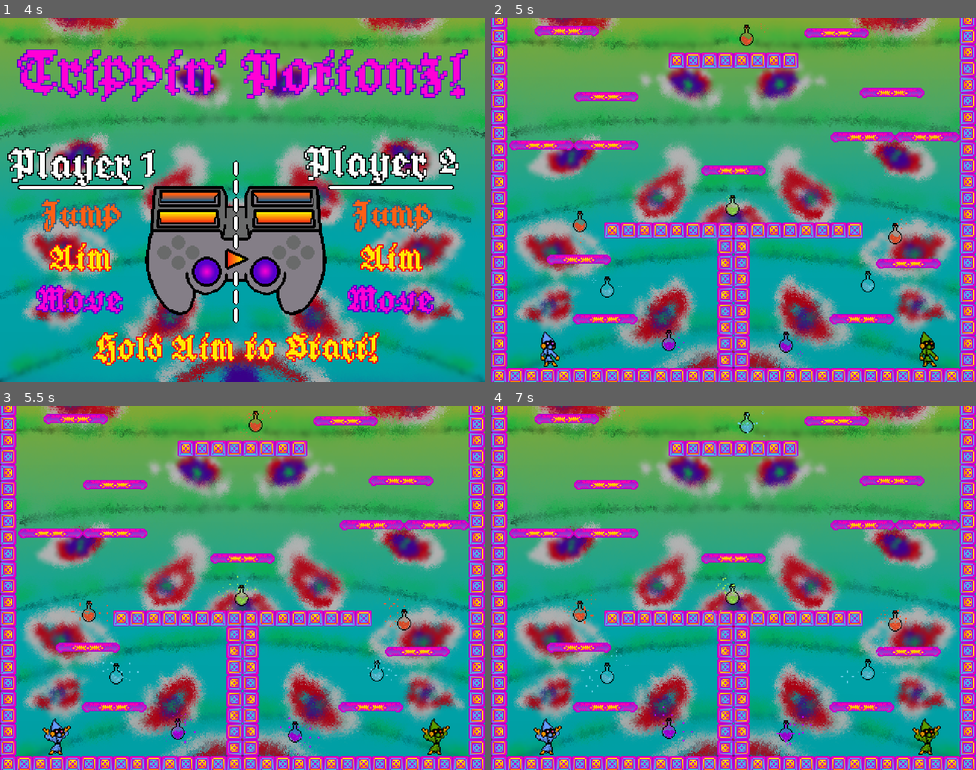
Above: before the commit, frames 1-4 (two rows, left to right).
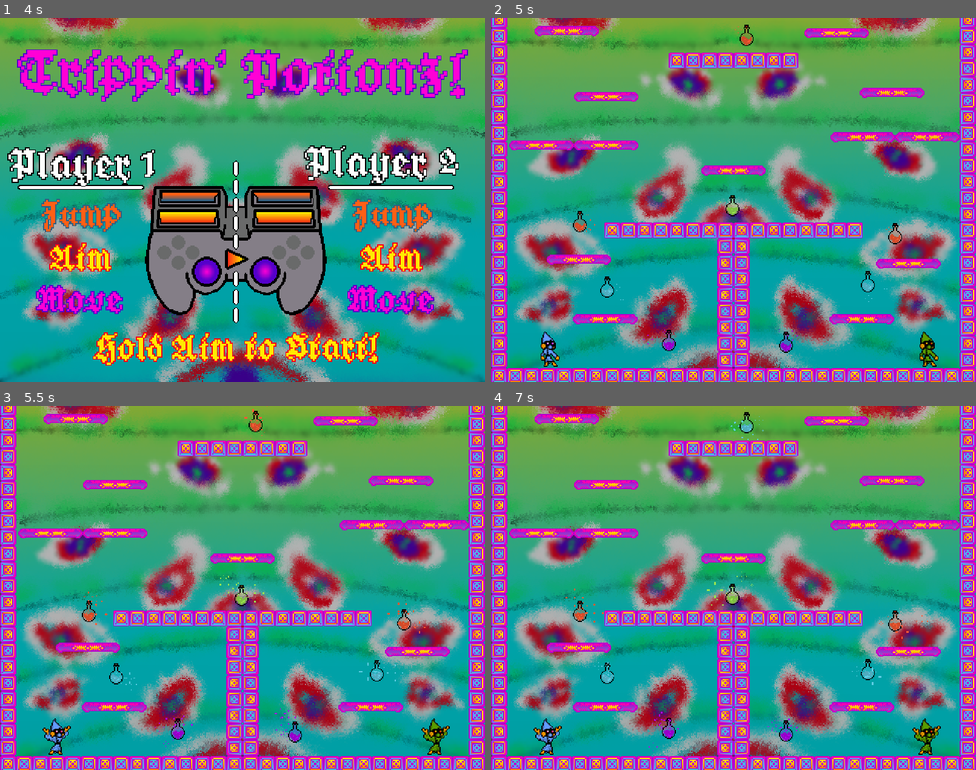
Above: after the commit, the same moments.

Repository: delleloper/drunkenmages
Game: Godot game, scene res://Scenes/main_menu.tscn
Two runs of this game, one before a commit and one after it. Both use one fixed random seed, a clock stepped at 60 frames per second and the inputs below.
Inputs:
- Up to frame 1 (4 s): tap Enter at 0.5 s; hold Shift (throw1) 0.53-1.28 s; tap R at 1.35, 2.85 s; hold Shift (throw1) 2.03-2.78 s; hold Shift (throw1) from 3.53 s (still down)
- Up to frame 2 (5 s): release Shift (throw1) at 4.28 s; tap R at 4.35 s
- Up to frame 3 (5.5 s): hold Shift (throw1) from 5.03 s (still down)
- Up to frame 4 (7 s): release Shift (throw1) at 5.78 s; tap R at 5.85 s; hold Shift (throw1) from 6.53 s (still down)

Frame 1 is identical in both runs. In frame 2, less than 0.1% of the frame differs, in the area x 17-87%, y 1-93%; in frame 3, 0.3%; in frame 4, 0.3%, in the area x 15-91%, y 0-95%.

Commit message:
game end

Diff:
--- a/Player.gd
+++ b/Player.gd
@@ -258,12 +258,8 @@
 		Globals.playRandomSound($playerHit, ballHitSounds)
 		shake.emit()
 
-
 func set_color(color : Color):
 	sprite.modulate = color
 
-
-
-
 func _on_collider_timer_timeout():
 	collision_shape_2d.disabled = false
--- a/Scenes/Level/Level.gd
+++ b/Scenes/Level/Level.gd
@@ -4,7 +4,7 @@
 @onready var camera_2d = $Camera2D
 @export var camera_speed = 0
 @export var player2Color :Color
-@onready var label = $Control/Label
+@onready var label = $CanvasLayer/Control/Label
 
 var players : Array
 func _process(delta):
@@ -24,16 +24,24 @@
 		each.shake.connect(cameraShake)
 
 func game_over(player_number):
-	reset_timer.start(3)
+	Engine.time_scale = 0.5
+	label.text = "Player " + str(player_number) + " loses"
+	animation_player.play("victory")
+	reset_timer.start(1.5)
 
 func cameraShake():
 	camera_2d.applyShake()
 
 func _on_reset_timer_timeout():
-	get_tree().reload_current_scene()
-@onready var animation_player = $Control/AnimationPlayer
+	get_tree().change_scene_to_file("res://Scenes/main_menu.tscn")
+
+
+@onready var animation_player = $CanvasLayer/Control/AnimationPlayer
 
 func victory(number: int):
 	Engine.time_scale = 0.5
-	label.text.replace("X",number)
+	label.text = "Player " + str(number) + " wins"
 	animation_player.play("victory")
+
+func change():
+	get_tree().change_scene_to_file("res://Scenes/main_menu.tscn")
--- a/Scenes/Level/Level.tscn
+++ b/Scenes/Level/Level.tscn
@@ -81,6 +81,7 @@
 
 [sub_resource type="Animation" id="Animation_vsjom"]
 resource_name = "victory"
+length = 2.0
 tracks/0/type = "value"
 tracks/0/imported = false
 tracks/0/enabled = true
@@ -93,6 +94,20 @@
 "update": 0,
 "values": [Color(1, 1, 1, 0), Color(1, 1, 1, 1)]
 }
+tracks/1/type = "method"
+tracks/1/imported = false
+tracks/1/enabled = true
+tracks/1/path = NodePath("../..")
+tracks/1/interp = 1
+tracks/1/loop_wrap = true
+tracks/1/keys = {
+"times": PackedFloat32Array(1.6),
+"transitions": PackedFloat32Array(1),
+"values": [{
+"args": [],
+"method": &"change"
+}]
+}
 
 [sub_resource type="AnimationLibrary" id="AnimationLibrary_wx1wd"]
 _data = {
@@ -816,7 +831,7 @@
 position = Vector2(240, -3102)
 
 [node name="Trophy2" parent="." instance=ExtResource("10_3rhkn")]
-position = Vector2(-193, 164)
+position = Vector2(-49, 178)
 
 [node name="Player" parent="." instance=ExtResource("1_kyr7t")]
 position = Vector2(57, 328)
@@ -847,7 +862,9 @@
 autoplay = true
 bus = &"music"
 
-[node name="Control" type="Control" parent="."]
+[node name="CanvasLayer" type="CanvasLayer" parent="."]
+
+[node name="Control" type="Control" parent="CanvasLayer"]
 layout_mode = 3
 anchors_preset = 15
 anchor_right = 1.0
@@ -856,8 +873,9 @@
 offset_bottom = 360.0
 grow_horizontal = 2
 grow_vertical = 2
-
-[node name="Label" type="Label" parent="Control"]
+metadata/_edit_lock_ = true
+
+[node name="Label" type="Label" parent="CanvasLayer/Control"]
 modulate = Color(1, 1, 1, 0)
 layout_mode = 1
 anchors_preset = 8
@@ -865,18 +883,18 @@
 anchor_top = 0.5
 anchor_right = 0.5
 anchor_bottom = 0.5
-offset_left = -158.5
-offset_top = -33.5
-offset_right = 158.5
-offset_bottom = 33.5
+offset_left = -402.0
+offset_top = -207.0
+offset_right = -85.0
+offset_bottom = -140.0
 grow_horizontal = 2
 grow_vertical = 2
-text = "Player X Loses"
+text = "Player  Wins"
 label_settings = SubResource("LabelSettings_ovc2v")
 horizontal_alignment = 1
 vertical_alignment = 1
 
-[node name="AnimationPlayer" type="AnimationPlayer" parent="Control"]
+[node name="AnimationPlayer" type="AnimationPlayer" parent="CanvasLayer/Control"]
 libraries = {
 "": SubResource("AnimationLibrary_wx1wd")
 }
--- a/Scenes/main_menu.tscn
+++ b/Scenes/main_menu.tscn
@@ -6,70 +6,6 @@
 [ext_resource type="Texture2D" uid="uid://om8swaqd034d" path="res://Assets/menus/SplashTitle.png" id="4_4msb2"]
 [ext_resource type="Texture2D" uid="uid://ttxayr7hlle5" path="res://Assets/menus/SplashInfo.png" id="5_4ftjo"]
 [ext_resource type="AudioStream" uid="uid://bpkralrbh0535" path="res://Assets/music/GGJ_-_Trippin_potionz_-_Music_Menu.wav" id="6_uv60e"]
-
-[sub_resource type="Animation" id="Animation_n5ewa"]
-resource_name = "init"
-length = 4.0
-tracks/0/type = "value"
-tracks/0/imported = false
-tracks/0/enabled = true
-tracks/0/path = NodePath("Disclaimer:modulate")
-tracks/0/interp = 1
-tracks/0/loop_wrap = true
-tracks/0/keys = {
-"times": PackedFloat32Array(0, 1, 2),
-"transitions": PackedFloat32Array(1, 1, 1),
-"update": 0,
-"values": [Color(1, 1, 1, 1), Color(1, 1, 1, 1), Color(1, 1, 1, 0)]
-}
-tracks/1/type = "value"
-tracks/1/imported = false
-tracks/1/enabled = true
-tracks/1/path = NodePath("Background:position")
-tracks/1/interp = 1
-tracks/1/loop_wrap = true
-tracks/1/keys = {
-"times": PackedFloat32Array(0),
-"transitions": PackedFloat32Array(1),
-"update": 0,
-"values": [Vector2(0, -3239)]
-}
-tracks/2/type = "value"
-tracks/2/imported = false
-tracks/2/enabled = true
-tracks/2/path = NodePath("SplashTitle:position")
-tracks/2/interp = 1
-tracks/2/loop_wrap = true
-tracks/2/keys = {
-"times": PackedFloat32Array(2, 2.2, 2.4, 2.6, 2.8, 3, 4),
-"transitions": PackedFloat32Array(1, 1, 1, 1, 1, 1, 1),
-"update": 0,
-"values": [Vector2(240, -58), Vector2(240, 215), Vector2(240, 202), Vector2(240, 215), Vector2(240, 237), Vector2(240, 215), Vector2(240, 57)]
-}
-tracks/3/type = "value"
-tracks/3/imported = false
-tracks/3/enabled = true
-tracks/3/path = NodePath("SplashInfo:modulate")
-tracks/3/interp = 1
-tracks/3/loop_wrap = true
-tracks/3/keys = {
-"times": PackedFloat32Array(3, 4),
-"transitions": PackedFloat32Array(1, 1),
-"update": 0,
-"values": [Color(1, 1, 1, 0), Color(1, 1, 1, 1)]
-}
-tracks/4/type = "value"
-tracks/4/imported = false
-tracks/4/enabled = true
-tracks/4/path = NodePath("VideoStreamPlayer:playing")
-tracks/4/interp = 1
-tracks/4/loop_wrap = true
-tracks/4/keys = {
-"times": PackedFloat32Array(2),
-"transitions": PackedFloat32Array(1),
-"update": 1,
-"values": [true]
-}
 
 [sub_resource type="Animation" id="Animation_xdsjm"]
 length = 0.001
@@ -152,7 +88,7 @@
 }
 tracks/1/type = "value"
 tracks/1/imported = false
-tracks/1/enabled = true
+tracks/1/enabled = false
 tracks/1/path = NodePath("SplashTitle:position")
 tracks/1/interp = 1
 tracks/1/loop_wrap = true
@@ -161,6 +97,70 @@
 "transitions": PackedFloat32Array(1, 1),
 "update": 0,
 "values": [Vector2(240, 215), Vector2(240, 200)]
+}
+
+[sub_resource type="Animation" id="Animation_n5ewa"]
+resource_name = "init"
+length = 4.0
+tracks/0/type = "value"
+tracks/0/imported = false
+tracks/0/enabled = true
+tracks/0/path = NodePath("Disclaimer:modulate")
+tracks/0/interp = 1
+tracks/0/loop_wrap = true
+tracks/0/keys = {
+"times": PackedFloat32Array(0, 1, 2),
+"transitions": PackedFloat32Array(1, 1, 1),
+"update": 0,
+"values": [Color(1, 1, 1, 1), Color(1, 1, 1, 1), Color(1, 1, 1, 0)]
+}
+tracks/1/type = "value"
+tracks/1/imported = false
+tracks/1/enabled = true
+tracks/1/path = NodePath("Background:position")
+tracks/1/interp = 1
+tracks/1/loop_wrap = true
+tracks/1/keys = {
+"times": PackedFloat32Array(0),
+"transitions": PackedFloat32Array(1),
+"update": 0,
+"values": [Vector2(0, -3239)]
+}
+tracks/2/type = "value"
+tracks/2/imported = false
+tracks/2/enabled = true
+tracks/2/path = NodePath("SplashTitle:position")
+tracks/2/interp = 1
+tracks/2/loop_wrap = true
+tracks/2/keys = {
+"times": PackedFloat32Array(2, 2.2, 2.4, 2.6, 2.8, 3, 4),
+"transitions": PackedFloat32Array(1, 1, 1, 1, 1, 1, 1),
+"update": 0,
+"values": [Vector2(240, -58), Vector2(240, 215), Vector2(240, 202), Vector2(240, 215), Vector2(240, 237), Vector2(240, 215), Vector2(240, 57)]
+}
+tracks/3/type = "value"
+tracks/3/imported = false
+tracks/3/enabled = true
+tracks/3/path = NodePath("SplashInfo:modulate")
+tracks/3/interp = 1
+tracks/3/loop_wrap = true
+tracks/3/keys = {
+"times": PackedFloat32Array(3, 4),
+"transitions": PackedFloat32Array(1, 1),
+"update": 0,
+"values": [Color(1, 1, 1, 0), Color(1, 1, 1, 1)]
+}
+tracks/4/type = "value"
+tracks/4/imported = false
+tracks/4/enabled = true
+tracks/4/path = NodePath("VideoStreamPlayer:playing")
+tracks/4/interp = 1
+tracks/4/loop_wrap = true
+tracks/4/keys = {
+"times": PackedFloat32Array(2),
+"transitions": PackedFloat32Array(1),
+"update": 1,
+"values": [true]
 }
 
 [sub_resource type="AnimationLibrary" id="AnimationLibrary_gc47u"]
@@ -205,6 +205,7 @@
 "": SubResource("AnimationLibrary_gc47u")
 }
 autoplay = "init"
+next/init = &"idle"
 
 [node name="SplashTitle" type="Sprite2D" parent="."]
 position = Vector2(240, -58)
--- a/Scenes/player/player.tscn
+++ b/Scenes/player/player.tscn
@@ -24,6 +24,7 @@
 [ext_resource type="AudioStream" uid="uid://ct4nyd13sykul" path="res://Assets/sfx/caida-fran.mp3" id="11_jdodc"]
 [ext_resource type="AudioStream" uid="uid://co31nn1ibtn8x" path="res://Assets/sfx/caida-oscar.mp3" id="12_dtl2c"]
 [ext_resource type="AudioStream" uid="uid://yufcqd8jrjev" path="res://Assets/sfx/01_agarrar_posion.mp3" id="12_hjtbx"]
+[ext_resource type="Texture2D" uid="uid://cbf2lfsvo2eac" path="res://Assets/Trophy.png" id="14_om7qk"]
 
 [sub_resource type="CapsuleShape2D" id="CapsuleShape2D_4l4cs"]
 radius = 8.0
@@ -435,7 +436,7 @@
 }
 tracks/4/type = "value"
 tracks/4/imported = false
-tracks/4/enabled = false
+tracks/4/enabled = true
 tracks/4/path = NodePath("Potion_sprite:texture")
 tracks/4/interp = 1
 tracks/4/loop_wrap = true
@@ -480,6 +481,42 @@
 "transitions": PackedFloat32Array(1),
 "update": 1,
 "values": [0]
+}
+tracks/8/type = "value"
+tracks/8/imported = false
+tracks/8/enabled = true
+tracks/8/path = NodePath("Potion_sprite:visible")
+tracks/8/interp = 1
+tracks/8/loop_wrap = true
+tracks/8/keys = {
+"times": PackedFloat32Array(0),
+"transitions": PackedFloat32Array(1),
+"update": 1,
+"values": [true]
+}
+tracks/9/type = "value"
+tracks/9/imported = false
+tracks/9/enabled = true
+tracks/9/path = NodePath("Potion_sprite:position")
+tracks/9/interp = 1
+tracks/9/loop_wrap = true
+tracks/9/keys = {
+"times": PackedFloat32Array(0),
+"transitions": PackedFloat32Array(1),
+"update": 0,
+"values": [Vector2(0, -56)]
+}
+tracks/10/type = "value"
+tracks/10/imported = false
+tracks/10/enabled = true
+tracks/10/path = NodePath("Potion_sprite:modulate")
+tracks/10/interp = 1
+tracks/10/loop_wrap = true
+tracks/10/keys = {
+"times": PackedFloat32Array(0),
+"transitions": PackedFloat32Array(1),
+"update": 0,
+"values": [Color(1, 1, 1, 1)]
 }
 
 [sub_resource type="Animation" id="Animation_ufc54"]
@@ -741,6 +778,143 @@
 "values": [0, 1, 2, 3, 5]
 }
 
+[sub_resource type="Animation" id="Animation_36tvf"]
+resource_name = "Winner"
+length = 0.2
+loop_mode = 1
+tracks/0/type = "value"
+tracks/0/imported = false
+tracks/0/enabled = true
+tracks/0/path = NodePath("Sprite:texture")
+tracks/0/interp = 1
+tracks/0/loop_wrap = true
+tracks/0/keys = {
+"times": PackedFloat32Array(0),
+"transitions": PackedFloat32Array(1),
+"update": 1,
+"values": [ExtResource("9_4fs5q")]
+}
+tracks/1/type = "value"
+tracks/1/imported = false
+tracks/1/enabled = true
+tracks/1/path = NodePath("Sprite:hframes")
+tracks/1/interp = 1
+tracks/1/loop_wrap = true
+tracks/1/keys = {
+"times": PackedFloat32Array(0),
+"transitions": PackedFloat32Array(1),
+"update": 1,
+"values": [2]
+}
+tracks/2/type = "value"
+tracks/2/imported = false
+tracks/2/enabled = true
+tracks/2/path = NodePath("Sprite:vframes")
+tracks/2/interp = 1
+tracks/2/loop_wrap = true
+tracks/2/keys = {
+"times": PackedFloat32Array(0),
+"transitions": PackedFloat32Array(1),
+"update": 1,
+"values": [1]
+}
+tracks/3/type = "value"
+tracks/3/imported = false
+tracks/3/enabled = true
+tracks/3/path = NodePath("Sprite:frame")
+tracks/3/interp = 1
+tracks/3/loop_wrap = true
+tracks/3/keys = {
+"times": PackedFloat32Array(0, 0.1),
+"transitions": PackedFloat32Array(1, 1),
+"update": 1,
+"values": [0, 1]
+}
+tracks/4/type = "value"
+tracks/4/imported = false
+tracks/4/enabled = true
+tracks/4/path = NodePath("Potion_sprite:texture")
+tracks/4/interp = 1
+tracks/4/loop_wrap = true
+tracks/4/keys = {
+"times": PackedFloat32Array(0),
+"transitions": PackedFloat32Array(1),
+"update": 1,
+"values": [ExtResource("14_om7qk")]
+}
+tracks/5/type = "value"
+tracks/5/imported = false
+tracks/5/enabled = true
+tracks/5/path = NodePath("Potion_sprite:hframes")
+tracks/5/interp = 1
+tracks/5/loop_wrap = true
+tracks/5/keys = {
+"times": PackedFloat32Array(0),
+"transitions": PackedFloat32Array(1),
+"update": 1,
+"values": [1]
+}
+tracks/6/type = "value"
+tracks/6/imported = false
+tracks/6/enabled = true
+tracks/6/path = NodePath("Potion_sprite:vframes")
+tracks/6/interp = 1
+tracks/6/loop_wrap = true
+tracks/6/keys = {
+"times": PackedFloat32Array(0),
+"transitions": PackedFloat32Array(1),
+"update": 1,
+"values": [1]
+}
+tracks/7/type = "value"
+tracks/7/imported = false
+tracks/7/enabled = true
+tracks/7/path = NodePath("Potion_sprite:frame")
+tracks/7/interp = 1
+tracks/7/loop_wrap = true
+tracks/7/keys = {
+"times": PackedFloat32Array(0),
+"transitions": PackedFloat32Array(1),
+"update": 1,
+"values": [0]
+}
+tracks/8/type = "value"
+tracks/8/imported = false
+tracks/8/enabled = true
+tracks/8/path = NodePath("Potion_sprite:visible")
+tracks/8/interp = 1
+tracks/8/loop_wrap = true
+tracks/8/keys = {
+"times": PackedFloat32Array(0),
+"transitions": PackedFloat32Array(1),
+"update": 1,
+"values": [true]
+}
+tracks/9/type = "value"
+tracks/9/imported = false
+tracks/9/enabled = true
+tracks/9/path = NodePath("Potion_sprite:position")
+tracks/9/interp = 1
+tracks/9/loop_wrap = true
+tracks/9/keys = {
+"times": PackedFloat32Array(0),
+"transitions": PackedFloat32Array(1),
+"update": 0,
+"values": [Vector2(0, -56)]
+}
+tracks/10/type = "value"
+tracks/10/imported = false
+tracks/10/enabled = true
+tracks/10/path = NodePath("Potion_sprite:modulate")
+tracks/10/interp = 1
+tracks/10/loop_wrap = true
+tracks/10/keys = {
+"times": PackedFloat32Array(0),
+"transitions": PackedFloat32Array(1),
+"update": 0,
+"values": [Color(1, 1, 1, 1)]
+}
+
 [sub_resource type="AnimationLibrary" id="AnimationLibrary_r16pk"]
 _data = {
 "Cast": SubResource("Animation_c5aax"),
@@ -751,7 +925,8 @@
 "Roll": SubResource("Animation_ufc54"),
 "Slide": SubResource("Animation_3qiug"),
 "Stunned": SubResource("Animation_ii7xf"),
-"Walk": SubResource("Animation_5fuej")
+"Walk": SubResource("Animation_5fuej"),
+"Winner": SubResource("Animation_36tvf")
 }
 
 [sub_resource type="CapsuleShape2D" id="CapsuleShape2D_bxkah"]
@@ -776,8 +951,7 @@
 position = Vector2(0, -26)
 
 [node name="Potion_sprite" type="Sprite2D" parent="."]
-visible = false
-position = Vector2(-12, -15)
+position = Vector2(0, -56)
 texture = ExtResource("6_1m0sc")
 hframes = 6
 
--- a/Scenes/trophy.tscn
+++ b/Scenes/trophy.tscn
@@ -135,20 +135,6 @@
 "update": 1,
 "values": [true]
 }
-tracks/2/type = "method"
-tracks/2/imported = false
-tracks/2/enabled = true
-tracks/2/path = NodePath(".")
-tracks/2/interp = 1
-tracks/2/loop_wrap = true
-tracks/2/keys = {
-"times": PackedFloat32Array(1.9),
-"transitions": PackedFloat32Array(1),
-"values": [{
-"args": [],
-"method": &"change"
-}]
-}
 
 [sub_resource type="AnimationLibrary" id="AnimationLibrary_n7nae"]
 _data = {
Not shown: 1 places in Scenes/player/player.tscn that only renumber resources
Not shown: 1 places in Scenes/trophy.tscn that only renumber resources
Not shown, changed: export_presets.cfg
